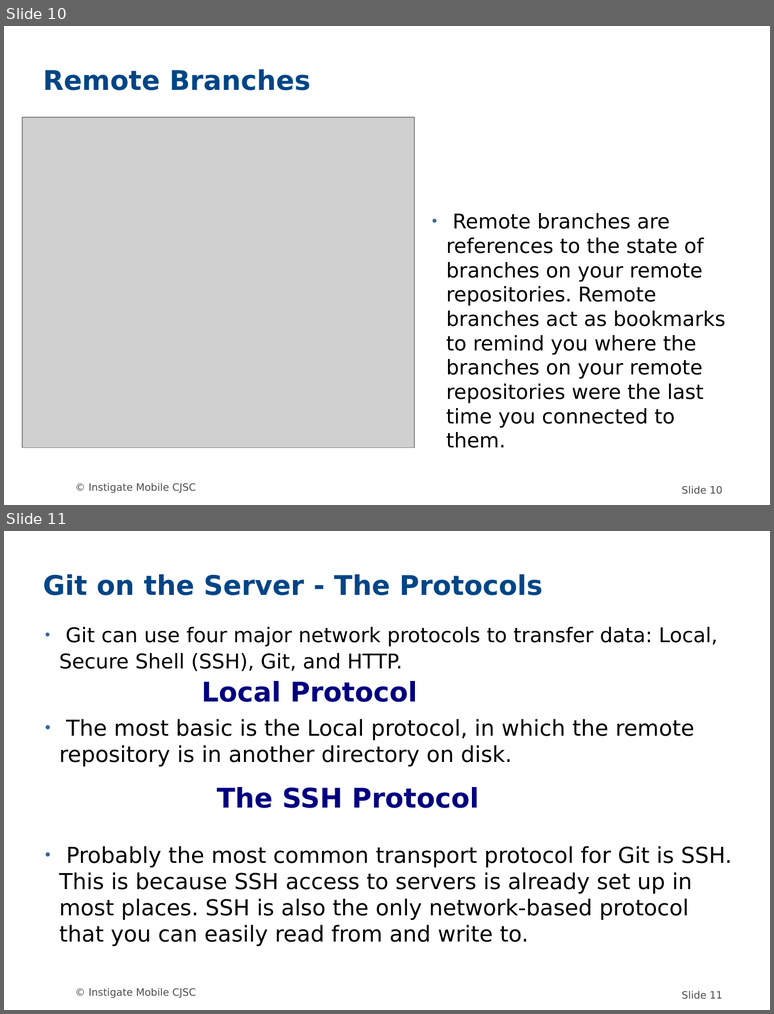
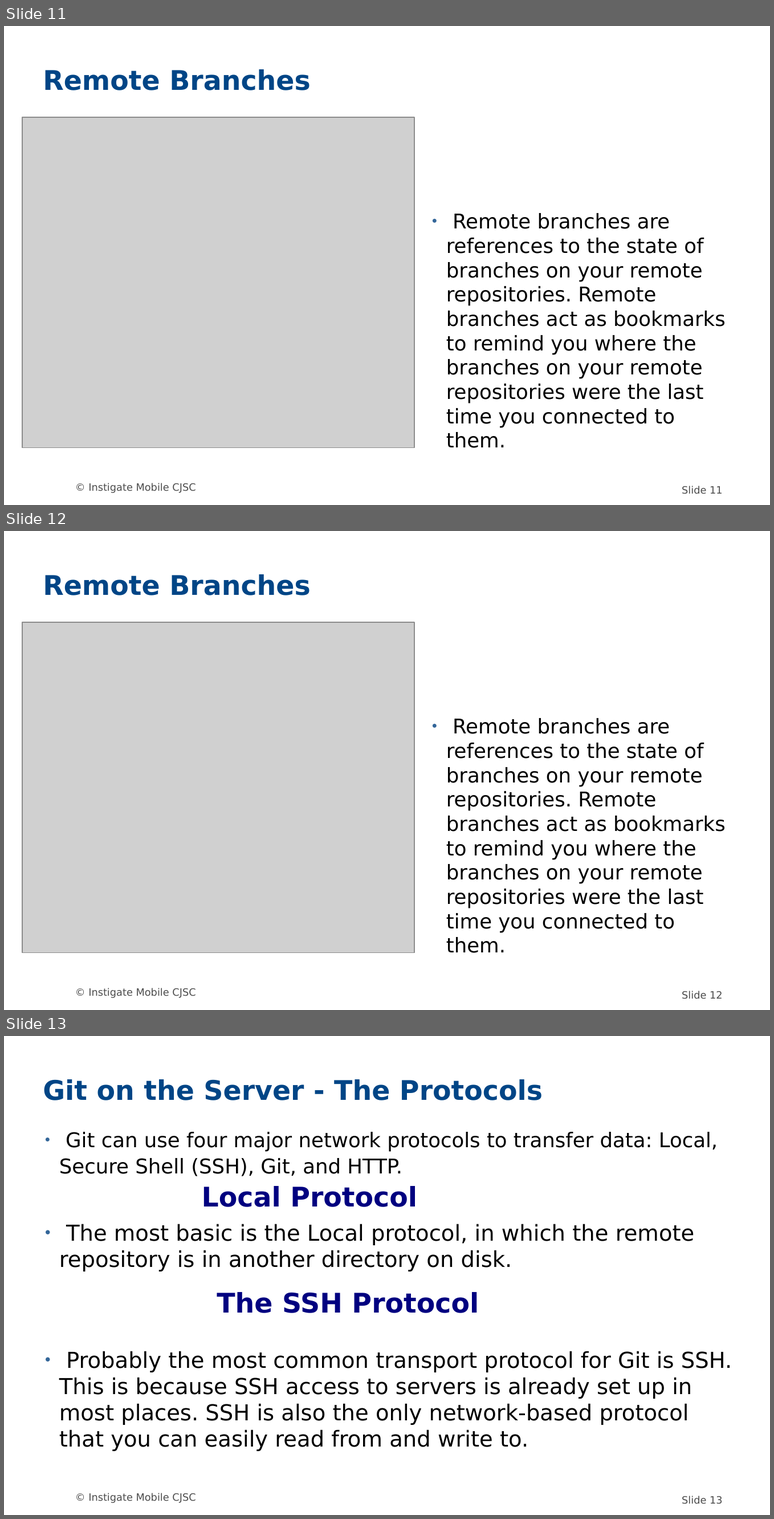
Before and after one commit to MariamP/myRepo, a slide deck: GIT.odp. Shown one above the other, each under a label of ours: slides 10 and 11 before the commit, slides 11, 12 and 13 after it. The pictures are 774x1014 and 774x1519 pixels, drawn with LibreOffice and Linux fonts; fonts in the diff are those of the drawing; grey boxes stand for pictures; background and template pictures are left out. Boxes give left, top, right and bottom in pixels: in the first picture for what was removed or moved away, otherwise in the second. Text is boxed around its words. In the diff, an @@ line names an element or a change of style, - is before the commit and + after.

```diff
--- a/GIT.odp
+++ b/GIT.odp
@@ slide 12 added at [4, 531, 770, 1010], background #FFFFFF; not listed: 2 template elements that a slide beside it also shows @@
@@ title added at [43, 574, 311, 595], 32 pt, text #004586, bold @@
+Remote Branches
@@ picture added at [22, 622, 414, 952] @@
@@ subtitle added at [446, 718, 726, 953], 24 pt, text #000000 @@
+● Remote branches are references to the state of branches on your remote repositories. Remote branches act as bookmarks to remind you where the branches on your remote repositories were the last time you connected to them.
@@ what was slide 10 is now slide 11 @@
@@ page number at [682, 485, 723, 494]: text changed @@
-Slide 10
+Slide 11
@@ what was slide 11 is now slide 13 @@
@@ page number at [682, 1495, 723, 1504]: text changed @@
-Slide 11
+Slide 13
```
Also in this commit, not shown: 7 slides changed, 1 other slide added.
